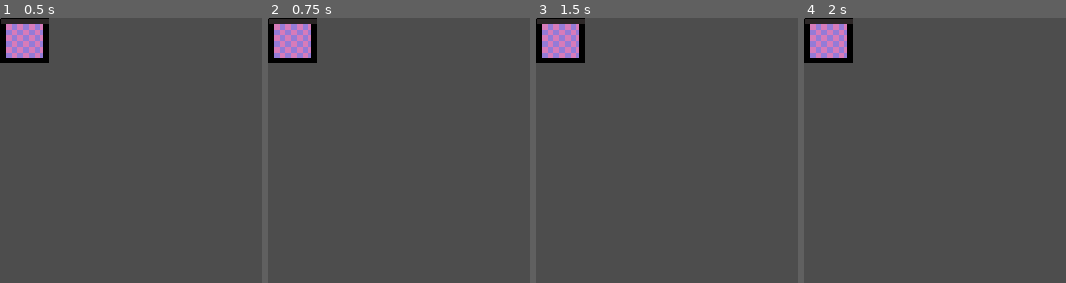
Above: before the commit, frames 1-4 (left to right).
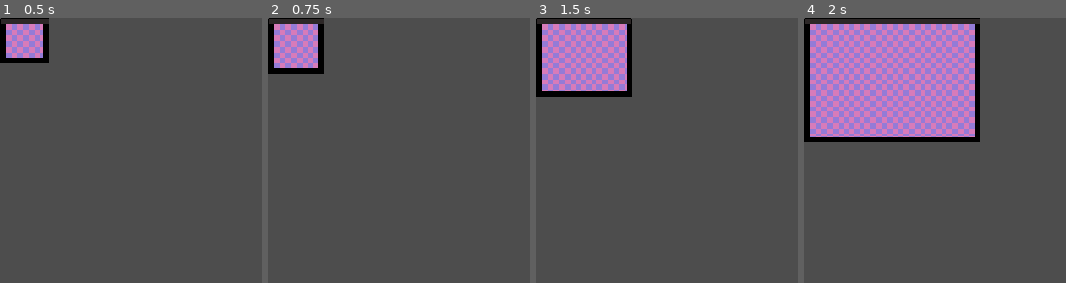
Above: after the commit, the same moments.

Repository: lumilovesyou/Web-Game
Game: Godot game, scene res://scenes/desktop.tscn
Two runs of this game, one before a commit and one after it. Both use one fixed random seed, a clock stepped at 60 frames per second and the inputs below.
Inputs (mouse positions are in pixels of both pictures, inside the frame that each line leads up to):
- Up to frame 1 (0.5 s): no input
- Up to frame 2 (0.75 s): tap Enter at 0.5 s; move the mouse to (outside the picture) at 0.52 s; press the mouse at (outside the picture) at 0.53 s; hold Right from 0.53 s (still down)
- Up to frame 3 (1.5 s): release Right at 1.25 s; release the mouse at (outside the picture) at 1.25 s; tap Space at 1.25 s; drag from (777, 264) to (outside the picture) at 1.27 s
- Up to frame 4 (2 s): no input

Frame 1 is identical in both runs. In frame 2, 1.9% of the frame differs, in the area x 0-22%, y 0-22%; in frame 3, 8.3%; in frame 4, 29%, in the area x 0-68%, y 0-47%.

Commit message:
added addons to git ignore; finished adding natural window movement and resizing

Diff:
--- a/scenes/window_resizer.gd
+++ b/scenes/window_resizer.gd
@@ -1,58 +1,100 @@
 extends NinePatchRect
 
-const BORDER_WIDTH := 15;
-const MINIMUM_SIZE := Vector2(81, 81);
+const BORDER_WIDTH := 15
+const MINIMUM_SIZE := Vector2(81, 81)
 
-enum WINDOW_BOUNDARY_TYPE { TOP_LEFT, BOTTOM_LEFT, TOP_RIGHT, BOTTOM_RIGHT, LEFT, RIGHT, TOP, BOTTOM, NONE};
+enum WINDOW_BOUNDARY_TYPE { TOP_LEFT, BOTTOM_LEFT, TOP_RIGHT, BOTTOM_RIGHT, LEFT, RIGHT, TOP, BOTTOM, NONE}
 
 var inital_rect := Rect2()
-var corner_dragged : WINDOW_BOUNDARY_TYPE;
+var active_boundary : WINDOW_BOUNDARY_TYPE
 
-var drag_offset := Vector2.ZERO;
-var inital_mouse_pos := Vector2.ZERO;
+var drag_offset := Vector2.ZERO
+var inital_mouse_pos := Vector2.ZERO
 
-func calculate_corner_clicked(mouse_pos: Vector2) -> WINDOW_BOUNDARY_TYPE:
-	var rect := get_global_rect();
-	var left: bool = mouse_pos.x < rect.position.x + BORDER_WIDTH;
-	var right: bool = mouse_pos.x > rect.end.x - BORDER_WIDTH;
-	var top: bool = mouse_pos.y < rect.position.y + BORDER_WIDTH;
-	var bottom: bool = mouse_pos.y > rect.end.y - BORDER_WIDTH;
+func get_boundary_at_position(mouse_pos: Vector2) -> WINDOW_BOUNDARY_TYPE:
+	var rect := get_global_rect()
+	var left: bool = mouse_pos.x < rect.position.x + BORDER_WIDTH
+	var right: bool = mouse_pos.x > rect.end.x - BORDER_WIDTH
+	var top: bool = mouse_pos.y < rect.position.y + BORDER_WIDTH
+	var bottom: bool = mouse_pos.y > rect.end.y - BORDER_WIDTH
 
-	if left and top: return WINDOW_BOUNDARY_TYPE.TOP_LEFT;
-	if left and bottom: return WINDOW_BOUNDARY_TYPE.BOTTOM_LEFT;
-	if right and top: return WINDOW_BOUNDARY_TYPE.TOP_RIGHT;
-	if right and bottom: return WINDOW_BOUNDARY_TYPE.BOTTOM_RIGHT;
-	if left: return WINDOW_BOUNDARY_TYPE.LEFT;
-	if right: return WINDOW_BOUNDARY_TYPE.RIGHT;
-	if top: return WINDOW_BOUNDARY_TYPE.TOP;
-	if bottom: return WINDOW_BOUNDARY_TYPE.BOTTOM;
-	return WINDOW_BOUNDARY_TYPE.NONE;
+	if left and top: return WINDOW_BOUNDARY_TYPE.TOP_LEFT
+	if left and bottom: return WINDOW_BOUNDARY_TYPE.BOTTOM_LEFT
+	if right and top: return WINDOW_BOUNDARY_TYPE.TOP_RIGHT
+	if right and bottom: return WINDOW_BOUNDARY_TYPE.BOTTOM_RIGHT
+	if left: return WINDOW_BOUNDARY_TYPE.LEFT
+	if right: return WINDOW_BOUNDARY_TYPE.RIGHT
+	if top: return WINDOW_BOUNDARY_TYPE.TOP
+	if bottom: return WINDOW_BOUNDARY_TYPE.BOTTOM
+	return WINDOW_BOUNDARY_TYPE.NONE
 
 func _input(event: InputEvent) -> void:
 	var mouse_pos := get_global_mouse_position()
 
 	# Find the corner currently being dragged on click down
 	if Input.is_action_just_pressed("LeftMouseButton"):
-		var edge := calculate_corner_clicked(mouse_pos);
+		var edge := get_boundary_at_position(mouse_pos)
 		if edge != WINDOW_BOUNDARY_TYPE.NONE:
-			corner_dragged = edge;
-			inital_mouse_pos = mouse_pos;
-			inital_rect = get_global_rect();
-			drag_offset = get_screen_position() - mouse_pos;
+			active_boundary = edge
+			inital_mouse_pos = mouse_pos
+			inital_rect = get_global_rect()
+			drag_offset = get_screen_position() - mouse_pos
 
 	# Move when click is down
-	if Input.is_action_pressed("LeftMouseButton") and corner_dragged != WINDOW_BOUNDARY_TYPE.NONE:
-		var mouseDelta := mouse_pos - inital_mouse_pos;
+	if Input.is_action_pressed("LeftMouseButton") and active_boundary != WINDOW_BOUNDARY_TYPE.NONE:
+		var mouse_delta := mouse_pos - inital_mouse_pos
 
-		var new_pos := inital_rect.position;
-		var new_size := inital_rect.size;
+		var new_pos := inital_rect.position
+		var new_size := inital_rect.size
 
-		if corner_dragged == WINDOW_BOUNDARY_TYPE.TOP:
-			new_pos = mouse_pos + drag_offset;
+		match active_boundary:
+			WINDOW_BOUNDARY_TYPE.TOP_LEFT:
+				var potential_width := inital_rect.size.x - mouse_delta.x
+				var potential_height := inital_rect.size.y - mouse_delta.y
 
-		set_global_position(new_pos);
-		set_size(new_size);
+				if potential_width >= MINIMUM_SIZE.x:
+					new_pos.x = inital_rect.position.x + mouse_delta.x
+					new_size.x = potential_width
+
+				if potential_height >= MINIMUM_SIZE.y:
+					new_pos.y = inital_rect.position.y + mouse_delta.y
+					new_size.y = potential_height
+
+			WINDOW_BOUNDARY_TYPE.BOTTOM_LEFT:
+				var potential_width := inital_rect.size.x - mouse_delta.x
+				if potential_width >= MINIMUM_SIZE.x:
+					new_pos.x = inital_rect.position.x + mouse_delta.x
+					new_size.x = potential_width
+
+				new_size.y = max(MINIMUM_SIZE.y, inital_rect.size.y + mouse_delta.y)
+			WINDOW_BOUNDARY_TYPE.TOP_RIGHT:
+				var potential_height := inital_rect.size.y - mouse_delta.y
+				if potential_height >= MINIMUM_SIZE.y:
+					new_pos.y = inital_rect.position.y + mouse_delta.y
+					new_size.y = potential_height
+
+				new_size.x = max(MINIMUM_SIZE.x, inital_rect.size.x + mouse_delta.x)
+			WINDOW_BOUNDARY_TYPE.BOTTOM_RIGHT:
+				new_size.x = max(MINIMUM_SIZE.x, inital_rect.size.x + mouse_delta.x)
+				new_size.y = max(MINIMUM_SIZE.y, inital_rect.size.y + mouse_delta.y)
+
+			WINDOW_BOUNDARY_TYPE.LEFT:
+				var potential_width = inital_rect.size.x - mouse_delta.x
+				if potential_width >= MINIMUM_SIZE.x:
+					new_pos.x = inital_rect.position.x + mouse_delta.x
+					new_size.x = potential_width
+
+			WINDOW_BOUNDARY_TYPE.RIGHT:
+				new_size.x = max(MINIMUM_SIZE.x, inital_rect.size.x + mouse_delta.x)
+
+			WINDOW_BOUNDARY_TYPE.TOP:
+				new_pos = mouse_pos + drag_offset
+			WINDOW_BOUNDARY_TYPE.BOTTOM:
+				new_size.y = max(MINIMUM_SIZE.y, inital_rect.size.y + mouse_delta.y)
+
+		set_global_position(new_pos)
+		set_size(new_size)
 
 	# Reset variable when click is up
 	if Input.is_action_just_released("LeftMouseButton"):
-		corner_dragged = WINDOW_BOUNDARY_TYPE.NONE;
+		active_boundary = WINDOW_BOUNDARY_TYPE.NONE
Not shown, changed: .gitignore
